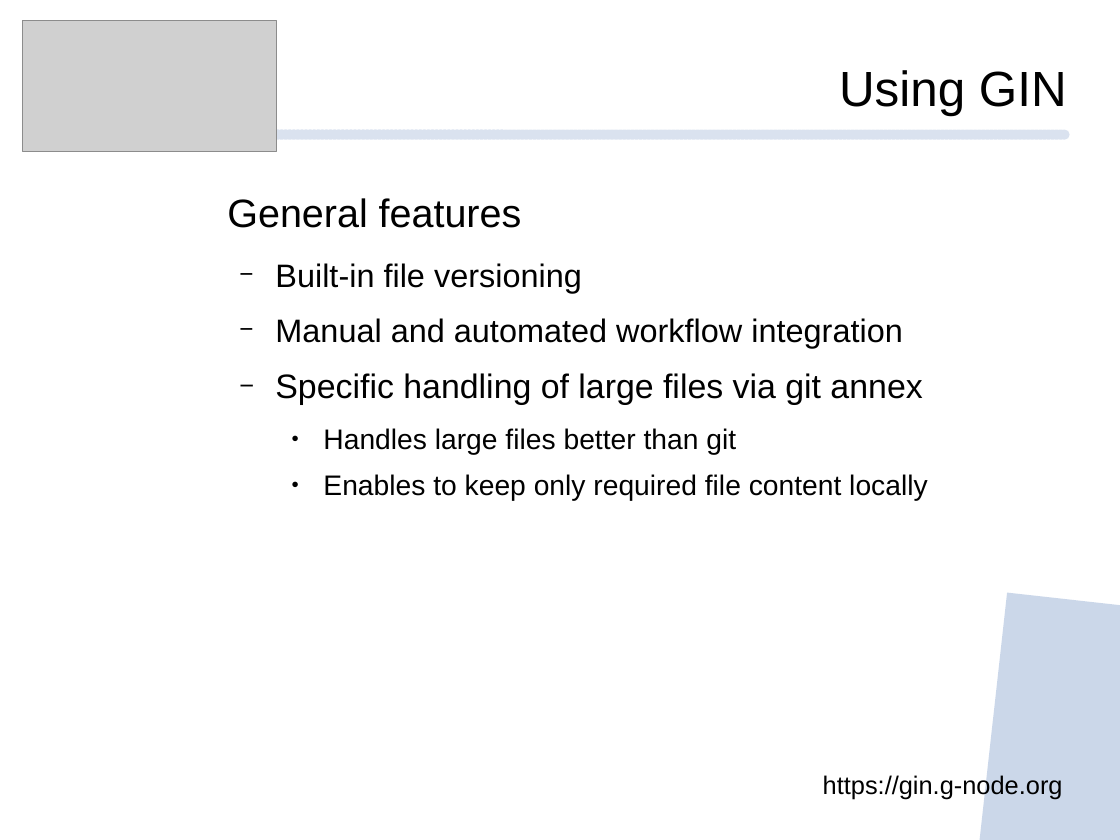
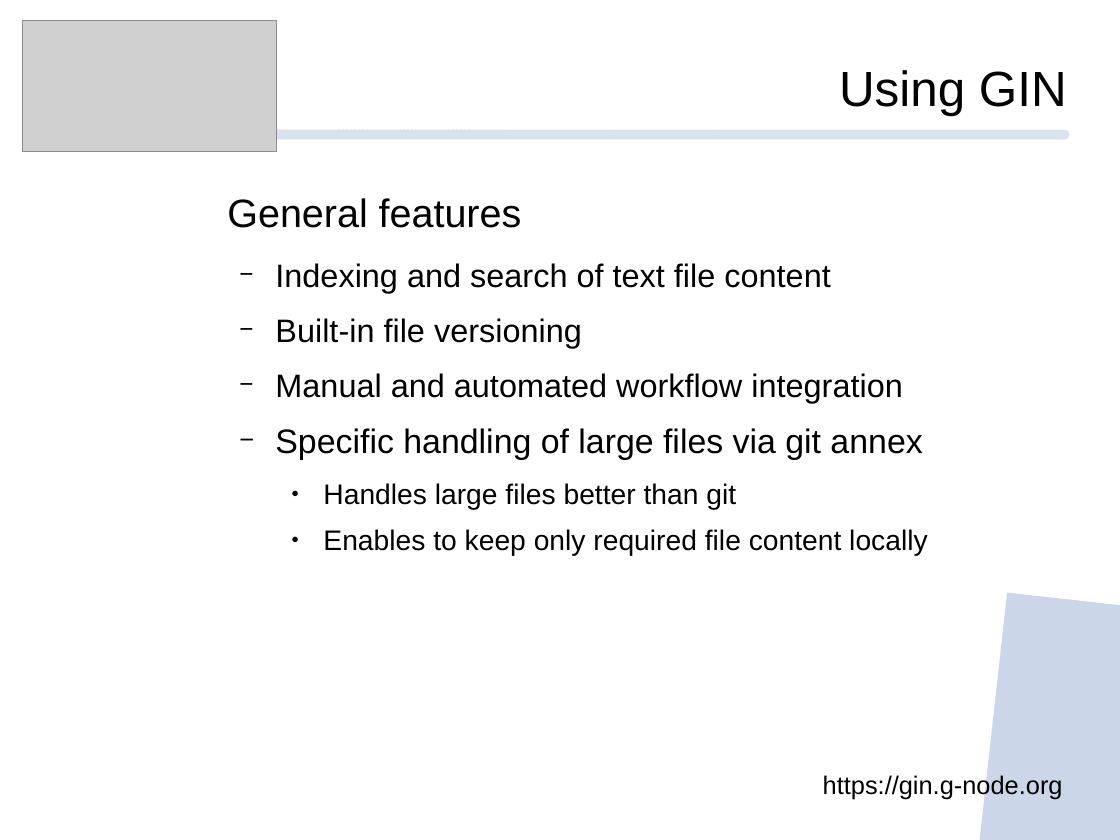
Before and after one commit to mpsonntag/prespost, a slide deck: slide 5 of 202209_INCF_online/202209_INCF_Online_GIN.odp. Drawn at 1120x840 pixels with LibreOffice and Linux fonts; fonts in the diff are those of the drawing; grey boxes stand for pictures; background and template pictures are left out. Boxes give left, top, right and bottom in pixels: in the first picture for what was removed or moved away, otherwise in the second. Text is boxed around its words. In the diff, an @@ line names an element or a change of style, - is before the commit and + after.

```diff
--- a/202209_INCF_online/202209_INCF_Online_GIN.odp
+++ b/202209_INCF_online/202209_INCF_Online_GIN.odp
@@ text at (275, 263, 830, 293): paragraph added @@
+  − Indexing and search of text file content
```
Also in this commit, not shown: 3 other slides changed.
